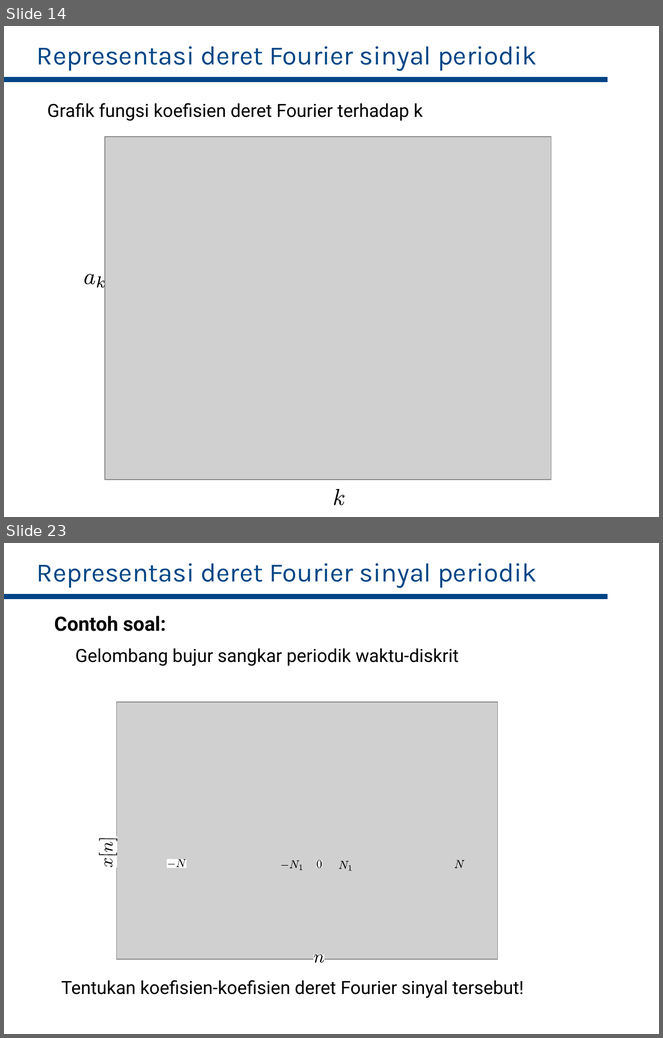
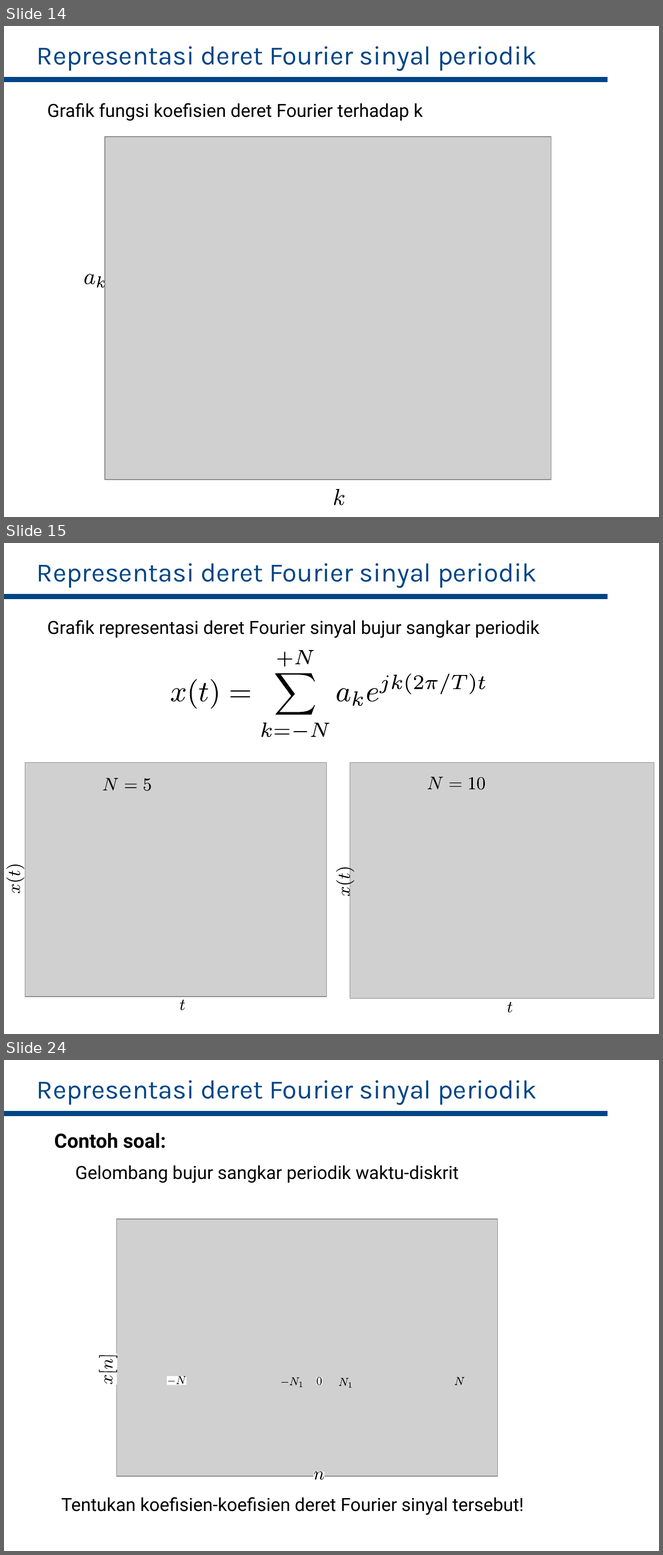
Before and after one commit to bagustris/sinyalsistem, a slide deck: slides/Lect4_SinyalSistem.odp. Shown one above the other, each under a label of ours: slides 14 and 23 before the commit, slides 14, 15 and 24 after it; the slides between them are not shown. The pictures are 663x1038 and 663x1555 pixels, drawn with LibreOffice and Linux fonts; fonts in the diff are those of the drawing; grey boxes stand for pictures. Boxes give left, top, right and bottom in pixels: in the first picture for what was removed or moved away, otherwise in the second. Text is boxed around its words. In the diff, an @@ line names an element or a change of style, - is before the commit and + after.

```diff
--- a/slides/Lect4_SinyalSistem.odp
+++ b/slides/Lect4_SinyalSistem.odp
@@ slide 15 added at <box>4,543,659,1034</box>, background #FFFFFF @@
@@ text added at <box>37,563,537,588</box>, 32 pt, text #004586 @@
+Representasi deret Fourier sinyal periodik
@@ rectangle added at <box>4,594,608,600</box>, fill #004586, outline #004586 0 pt @@
@@ text added at <box>47,620,540,638</box>, 22 pt, text #000000 @@
+Grafik representasi deret Fourier sinyal bujur sangkar periodik
@@ group added at <box>171,650,486,737</box>: 24 freeform shapes @@
@@ picture added at <box>25,762,327,996</box> @@
@@ picture added at <box>351,763,655,999</box> @@
@@ freeform shape added at <box>103,779,119,791</box>, fill #000000 @@
@@ freeform shape added at <box>125,784,137,788</box>, fill #000000 @@
@@ freeform shape added at <box>144,779,151,791</box>, fill #000000 @@
@@ group added at <box>428,777,485,790</box>: 4 freeform shapes @@
@@ group added at <box>7,865,24,893</box>: 4 freeform shapes @@
@@ group added at <box>336,867,354,896</box>: 4 freeform shapes @@
@@ freeform shape added at <box>179,1000,185,1010</box>, fill #FFFFFF @@
@@ freeform shape added at <box>180,1000,185,1011</box>, fill #000000 @@
@@ freeform shape added at <box>507,1003,513,1013</box>, fill #FFFFFF @@
@@ freeform shape added at <box>507,1003,513,1013</box>, fill #000000 @@
@@ what was slide 23 is now slide 24 @@
```
Also in this commit, not shown: 10 slides changed, 1 other file.
